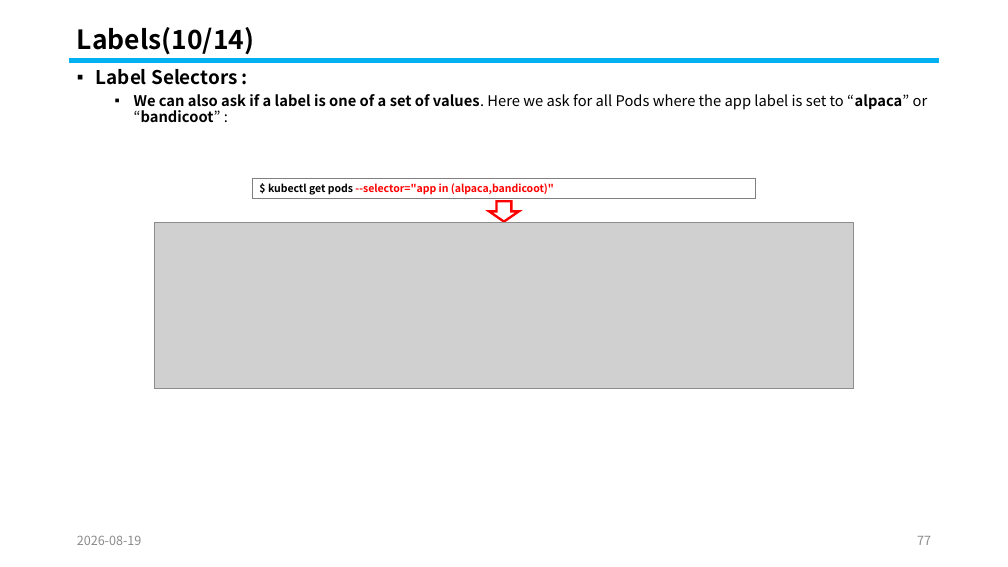
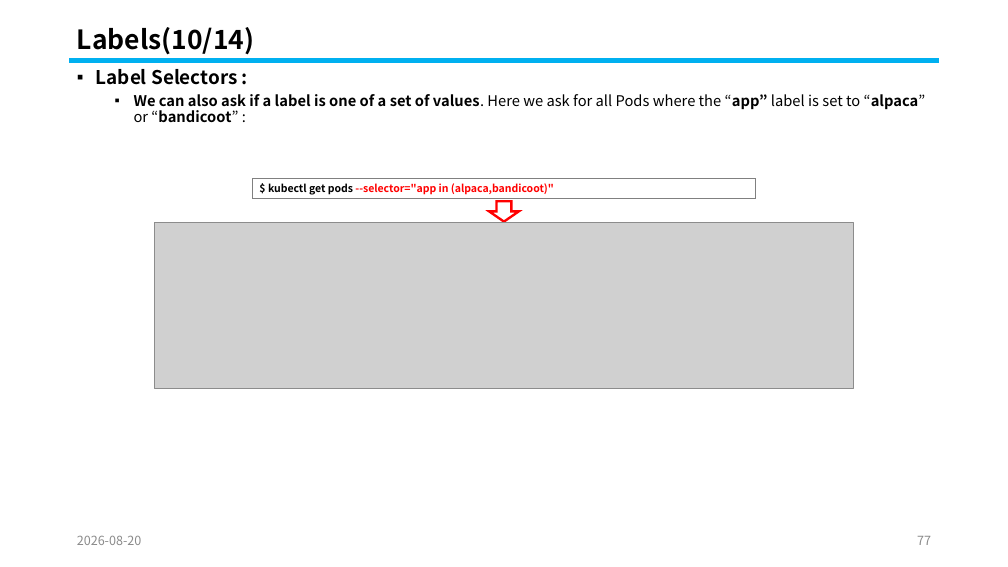
Before and after one commit to knix008/TestSimulator, a slide deck: slide 77 of Kubernetes/Kubernetes Part 02-2026.08.25.pptx. Drawn at 1008x567 pixels with LibreOffice and Linux fonts; fonts in the diff are those of the drawing; grey boxes stand for pictures. Boxes give left, top, right and bottom in pixels: in the first picture for what was removed or moved away, otherwise in the second. Text is boxed around its words. In the diff, an @@ line names an element or a change of style, - is before the commit and + after.

```diff
--- a/Kubernetes/Kubernetes Part 02-2026.08.25.pptx
+++ b/Kubernetes/Kubernetes Part 02-2026.08.25.pptx
@@ text at [134, 94, 926, 122]: text changed @@
-  ▪ We can also ask if a label is one of a set of values. Here we ask for all Pods where the app label is set to “alpaca” or “bandicoot” :
+  ▪ We can also ask if a label is one of a set of values. Here we ask for all Pods where the “app” label is set to “alpaca” or “bandicoot” :
@@ text at [77, 536, 142, 545]: text changed @@
-2026-08-19
+2026-08-20
```
Also in this commit, not shown: 115 other slides changed, 1 other file.
